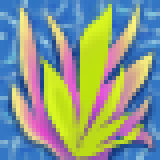
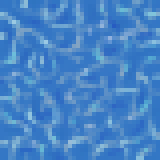
Layers edited between the first and the second 160 x 160 image:
hid "seaweed" over [4, 0, 160, 160]
